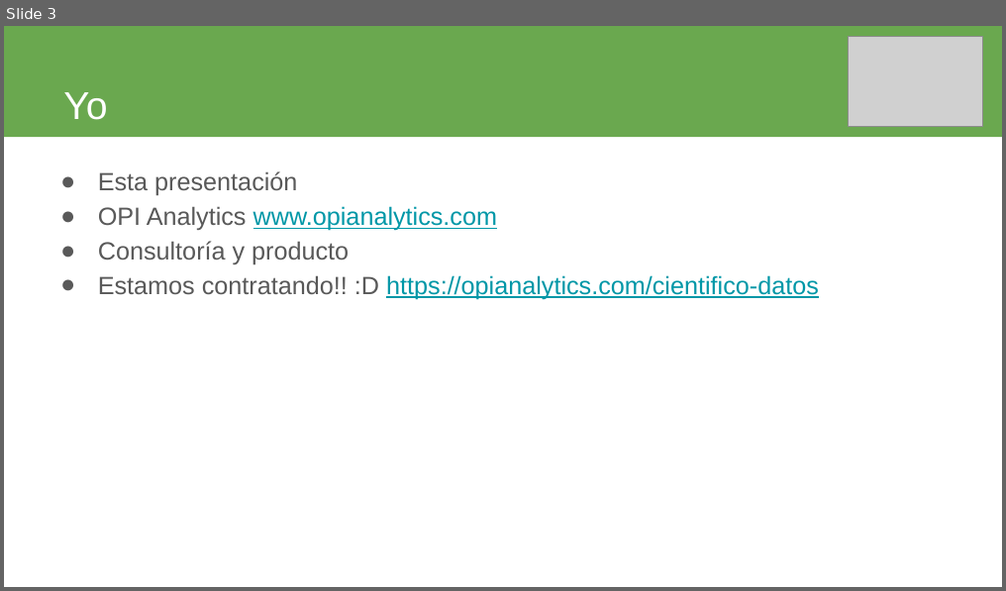
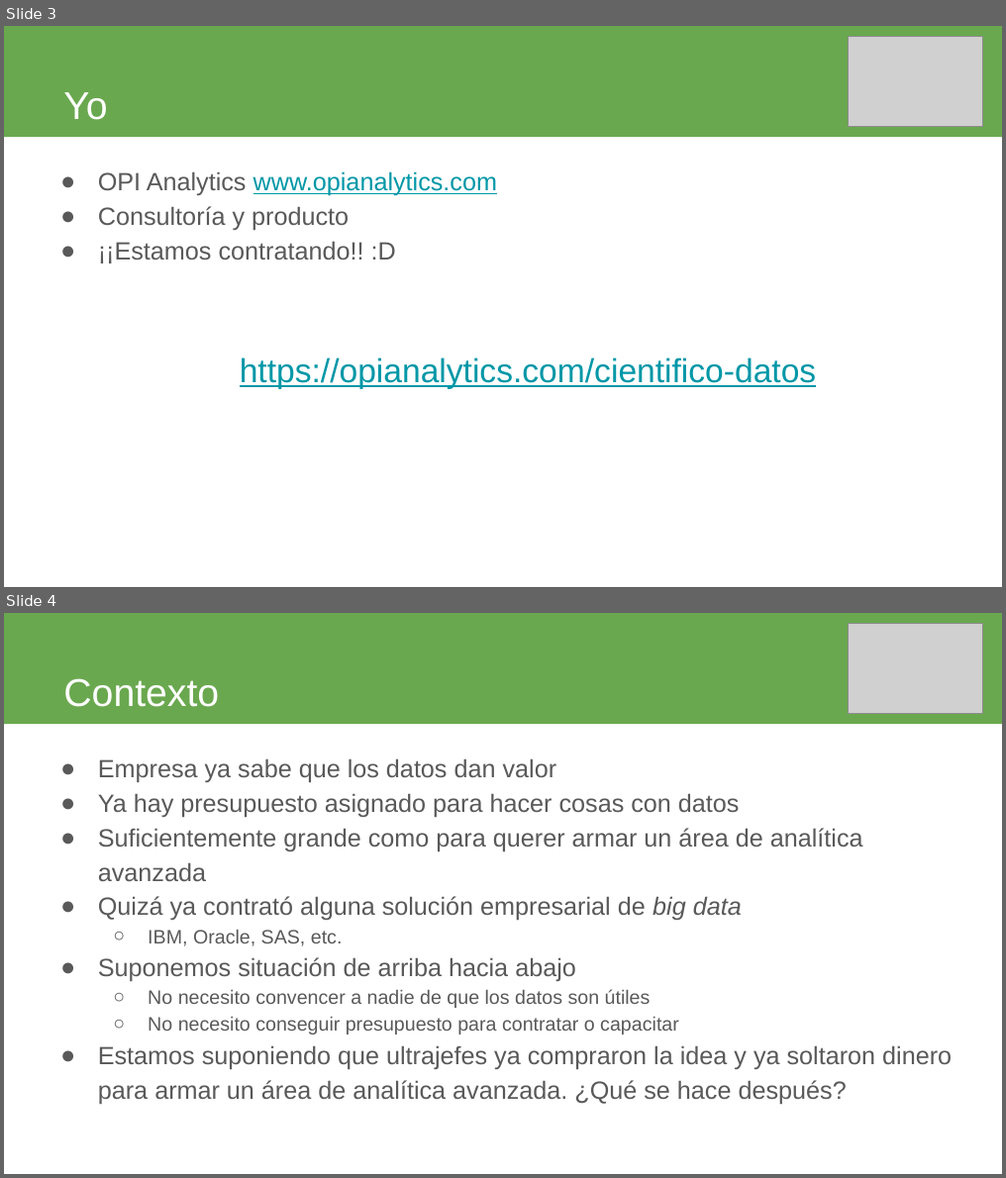
Before and after one commit to jbarbosat/mis-desmadres, a slide deck: presentaciones/wids-2019/presentacion.odp. Shown one above the other, each under a label of ours: slide 3 before the commit, slides 3 and 4 after it. The pictures are 1006x591 and 1006x1178 pixels, drawn with LibreOffice and Linux fonts; fonts in the diff are those of the drawing; grey boxes stand for pictures. Boxes give left, top, right and bottom in pixels: in the first picture for what was removed or moved away, otherwise in the second. Text is boxed around its words. In the diff, an @@ line names an element or a change of style, - is before the commit and + after.

```diff
--- a/presentaciones/wids-2019/presentacion.odp
+++ b/presentaciones/wids-2019/presentacion.odp
@@ slide 4 added at (4, 613, 1002, 1174), background #FFFFFF @@
@@ title added at (4, 613, 1002, 724), fill #6AA84F, 28 pt, text #FFFFFF @@
+Contexto
@@ picture added at (848, 624, 983, 714) @@
@@ text added at (98, 759, 951, 1104), 18 pt, text #595959 @@
+● Empresa ya sabe que los datos dan valor
+● Ya hay presupuesto asignado para hacer cosas con datos
+● Suficientemente grande como para querer armar un área de analítica avanzada
+● Quizá ya contrató alguna solución empresarial de big data
+  ○ IBM, Oracle, SAS, etc.
+● Suponemos situación de arriba hacia abajo
+  ○ No necesito convencer a nadie de que los datos son útiles
+  ○ No necesito conseguir presupuesto para contratar o capacitar
+● Estamos suponiendo que ultrajefes ya compraron la idea y ya soltaron dinero para armar un área de analítica avanzada. ¿Qué se hace después?
@@ slide 3 changed as well @@
@@ text at (98, 172, 297, 195): paragraph removed @@
-● Esta presentación
@@ text at (98, 241, 816, 389): text changed; size 18 to 24 pt @@
-● Estamos contratando!! :D https://opianalytics.com/cientifico-datos
+● ¡¡Estamos contratando!! :D
+https://opianalytics.com/cientifico-datos
```
Also in this commit, not shown: 8 other slides changed, 7 other slides added, 3 slides removed.
